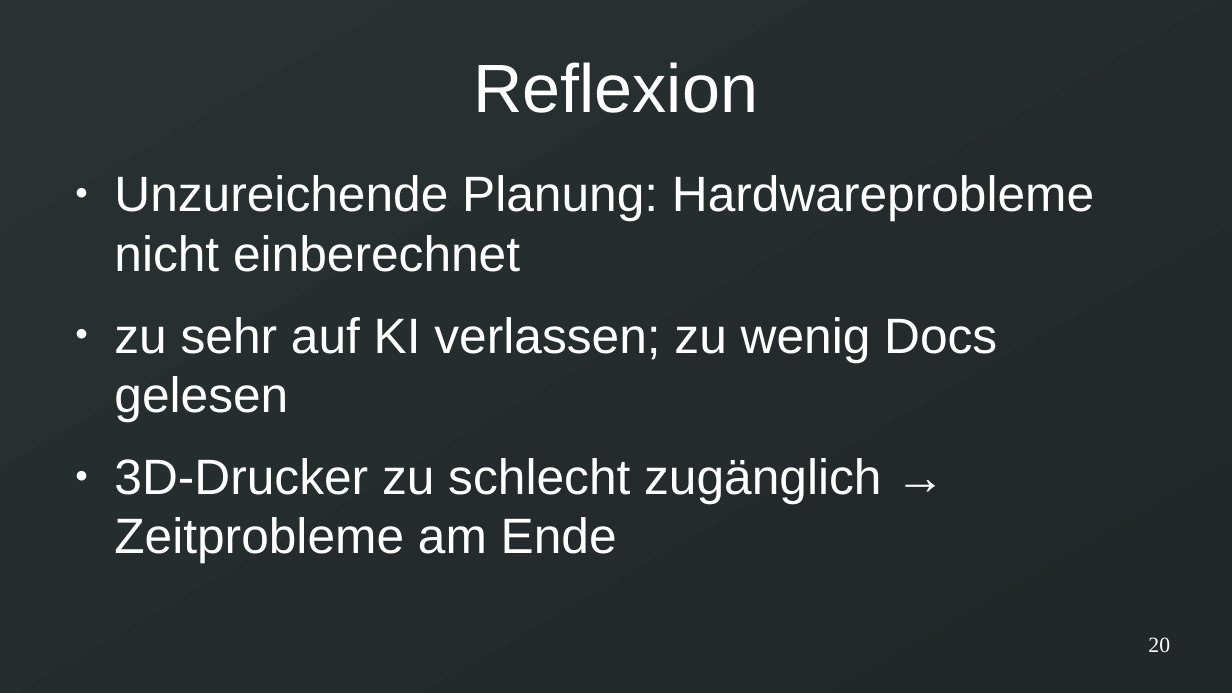
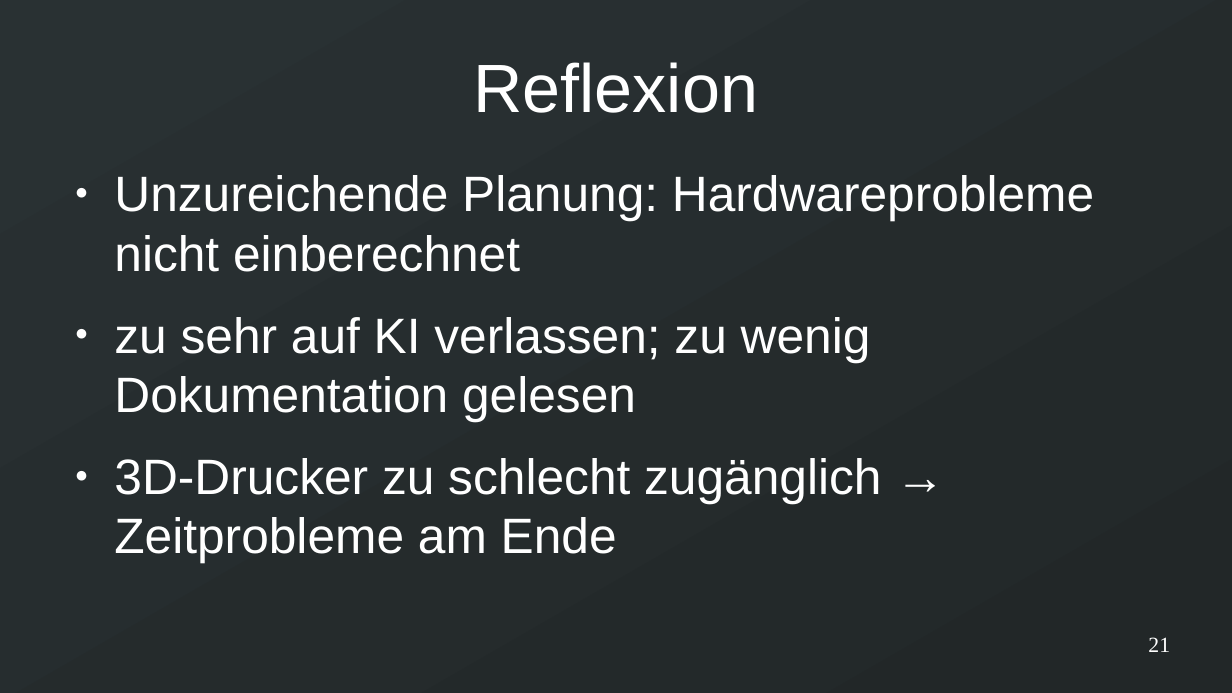
Before and after one commit to RandomlyCoded/InfoDrohne, a slide deck: slide 21 of Vortrag.odp (slide 20 before the commit). Drawn at 1232x693 pixels with LibreOffice and Linux fonts; fonts in the diff are those of the drawing. Boxes give left, top, right and bottom in pixels: in the first picture for what was removed or moved away, otherwise in the second. Text is boxed around its words. In the diff, an @@ line names an element or a change of style, - is before the commit and + after.

```diff
--- a/Vortrag.odp
+++ b/Vortrag.odp
@@ text at bbox=[114, 317, 871, 422]: text changed @@
-● zu sehr auf KI verlassen; zu wenig Docs gelesen
+● zu sehr auf KI verlassen; zu wenig Dokumentation gelesen
@@ page number at bbox=[1148, 637, 1170, 652]: text changed @@
-20
+21
```
Also in this commit, not shown: 1 other slide changed, 1 slide added.
